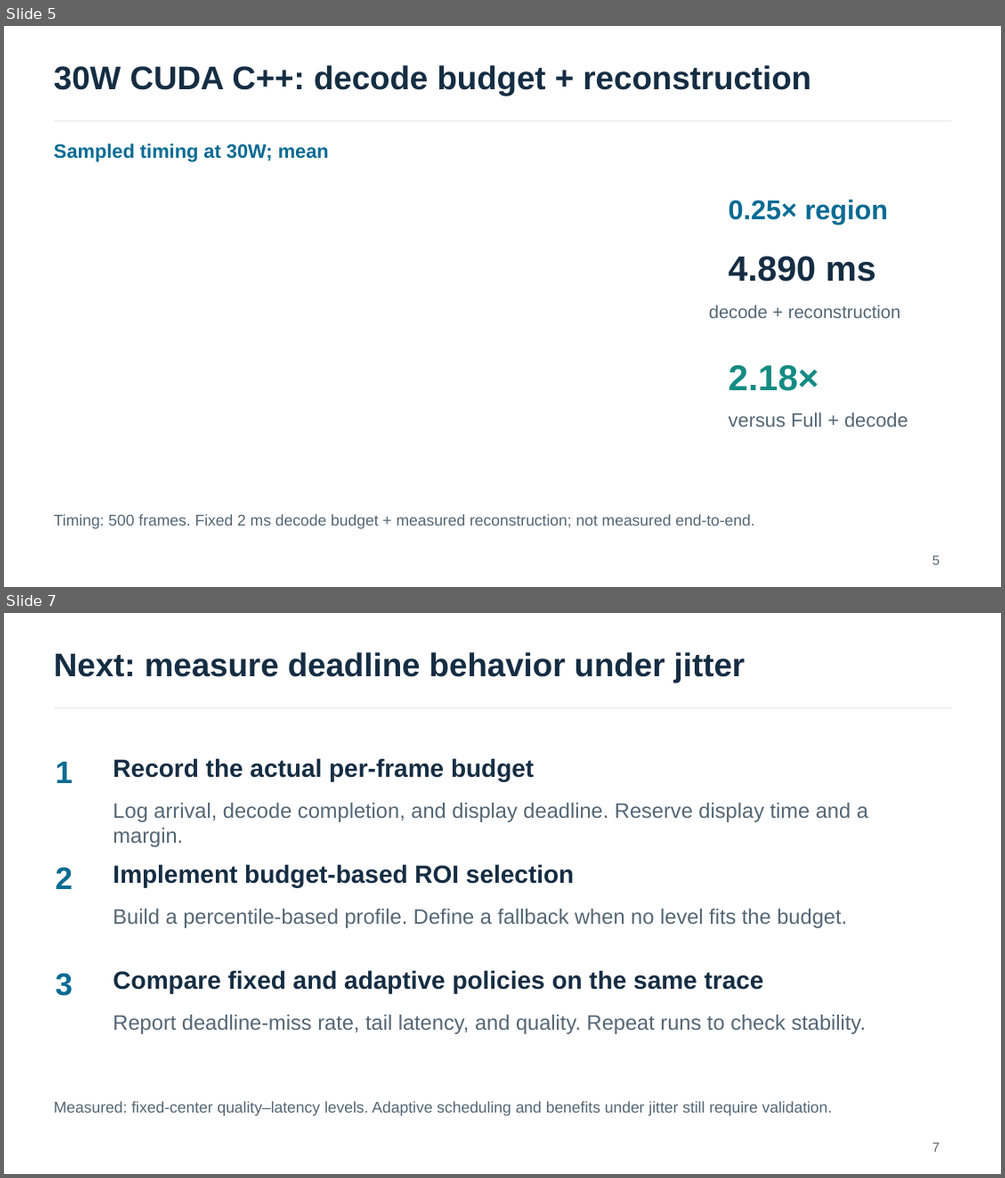
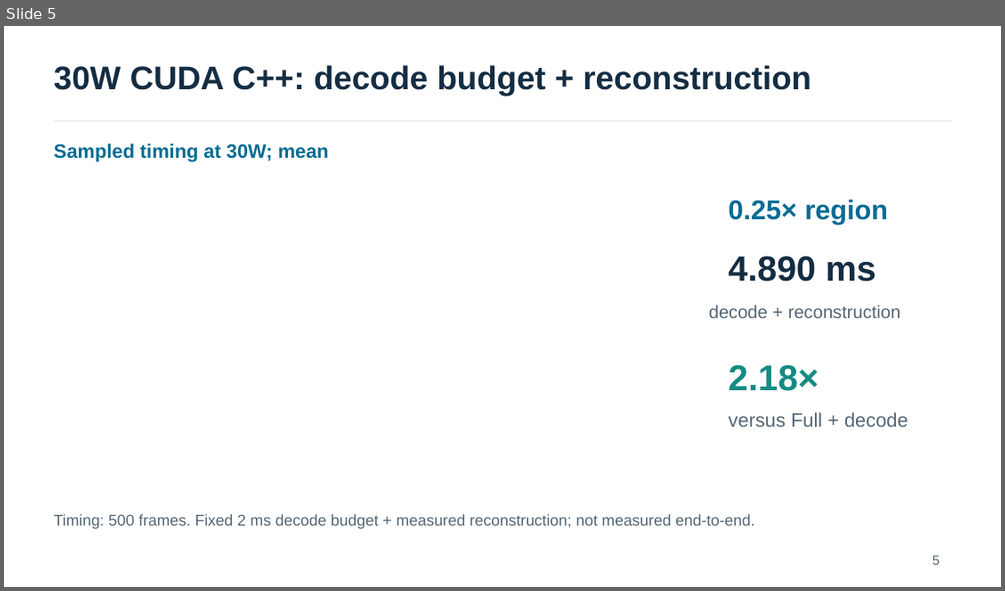
Before and after one commit to yingtian991221/stereo-eye-reconstruction, a slide deck: presentations/weekly_20261029/weekly_20261029_english_30w.pptx. Shown one above the other, each under a label of ours: slides 5 and 7 before the commit, slide 5 after it; the slides between them are not shown. The pictures are 1005x1178 and 1005x591 pixels, drawn with LibreOffice and Linux fonts; fonts in the diff are those of the drawing. Boxes give left, top, right and bottom in pixels: in the first picture for what was removed or moved away, otherwise in the second. Text is boxed around its words. In the diff, an @@ line names an element or a change of style, - is before the commit and + after.

Commit message:
Add Full reference row and remove next-steps slide

```diff
--- a/presentations/weekly_20261029/weekly_20261029_english_30w.pptx
+++ b/presentations/weekly_20261029/weekly_20261029_english_30w.pptx
@@ slide 7 removed at <box>4,613,1001,1174</box>, background #FFFFFF @@
@@ text removed at <box>54,652,744,682</box> @@
-Next: measure deadline behavior under jitter
@@ line removed from (54, 708) to (952, 708) @@
@@ text removed at <box>56,762,73,783</box> @@
-1
@@ text removed at <box>113,758,534,781</box> @@
-Record the actual per-frame budget
@@ text removed at <box>113,803,868,847</box> @@
-Log arrival, decode completion, and display deadline. Reserve display time and a margin.
@@ text removed at <box>56,867,73,889</box> @@
-2
@@ text removed at <box>113,864,574,887</box> @@
-Implement budget-based ROI selection
@@ text removed at <box>113,908,847,928</box> @@
-Build a percentile-based profile. Define a fallback when no level fits the budget.
@@ text removed at <box>56,973,73,996</box> @@
-3
@@ text removed at <box>113,970,764,993</box> @@
-Compare fixed and adaptive policies on the same trace
@@ text removed at <box>113,1014,866,1034</box> @@
-Report deadline-miss rate, tail latency, and quality. Repeat runs to check stability.
@@ text removed at <box>54,1101,833,1116</box> @@
-Measured: fixed-center quality–latency levels. Adaptive scheduling and benefits under jitter still require validation.
@@ text removed at <box>932,1142,939,1151</box> @@
-7
```
Also in this commit, not shown: 1 slide changed, 3 other files.
